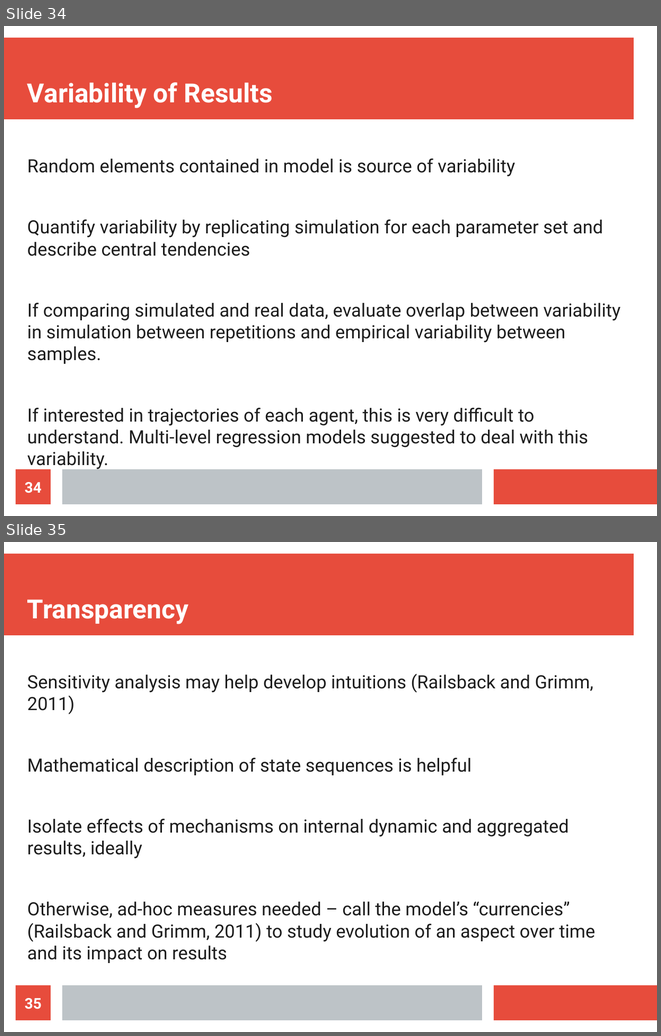
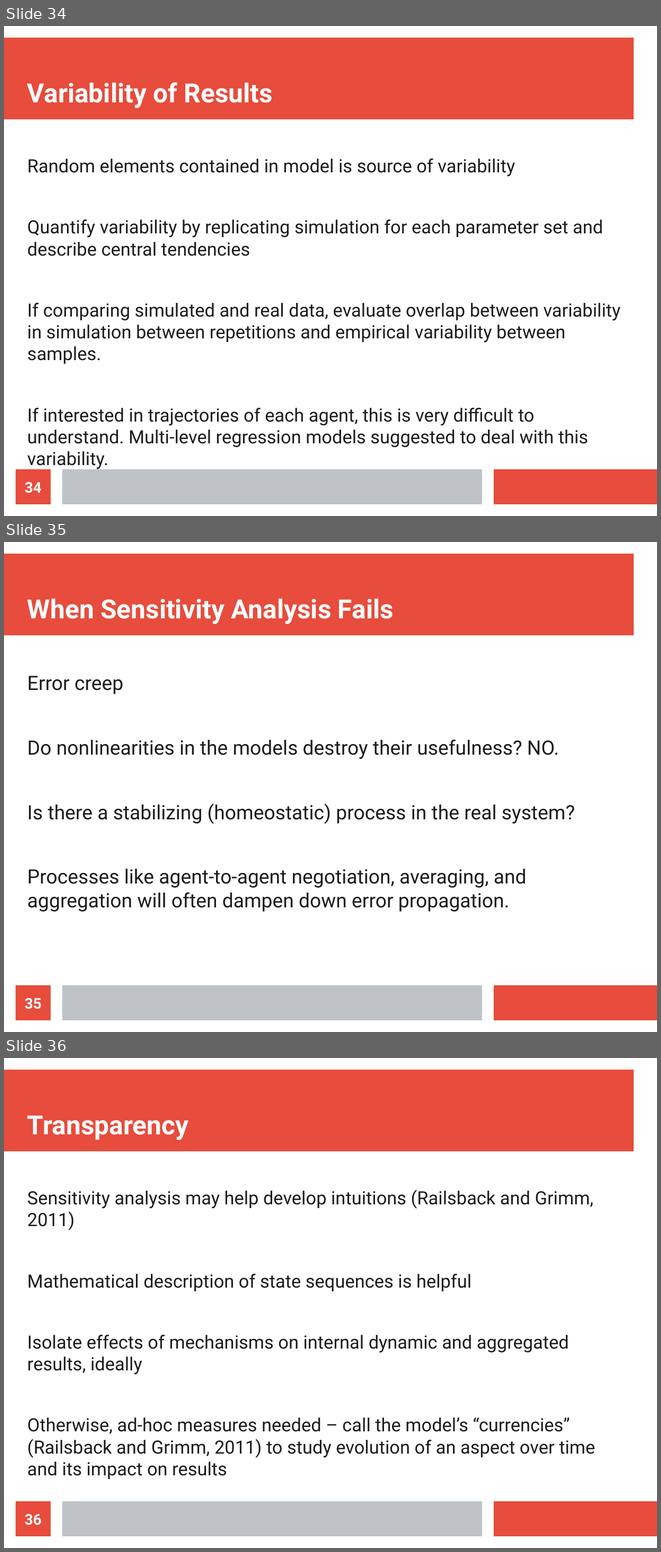
Before and after one commit to pitcany/practice, a slide deck: PresentationForMoritzClass.odp. Shown one above the other, each under a label of ours: slides 34 and 35 before the commit, slides 34, 35 and 36 after it. The pictures are 661x1036 and 661x1552 pixels, drawn with LibreOffice and Linux fonts; fonts in the diff are those of the drawing. Boxes give left, top, right and bottom in pixels: in the first picture for what was removed or moved away, otherwise in the second. Text is boxed around its words. In the diff, an @@ line names an element or a change of style, - is before the commit and + after.

```diff
--- a/PresentationForMoritzClass.odp
+++ b/PresentationForMoritzClass.odp
@@ slide 35 added at <box>4,542,657,1032</box>, background #FFFFFF; not listed: 3 template elements that a slide beside it also shows @@
@@ title added at <box>27,598,394,624</box>, 32 pt, text #FFFFFF, bold @@
+When Sensitivity Analysis Fails
@@ text added at <box>27,676,575,911</box>, 24 pt, text #1C1C1C @@
+Error creep
+Do nonlinearities in the models destroy their usefulness? NO.
+Is there a stabilizing (homeostatic) process in the real system?
+Processes like agent-to-agent negotiation, averaging, and aggregation will often dampen down error propagation.
@@ page number added at <box>16,985,51,1020</box>, fill #E74C3C, 18 pt, text #FFFFFF, bold @@
+35
@@ what was slide 35 is now slide 36 @@
@@ page number at <box>25,1514,42,1525</box>: text changed @@
-35
+36
```
Also in this commit, not shown: 3 slides changed, 1 other slide added.
